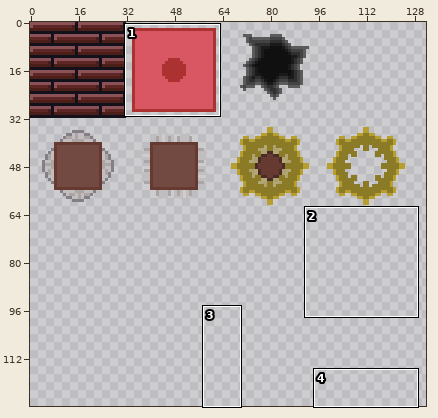
File history of a pixel-art file, Graphics/Tiles/brickwall.aseprite. Above: a wide view before the commit, with the close-up outlined.
Close-up. Before the edit:
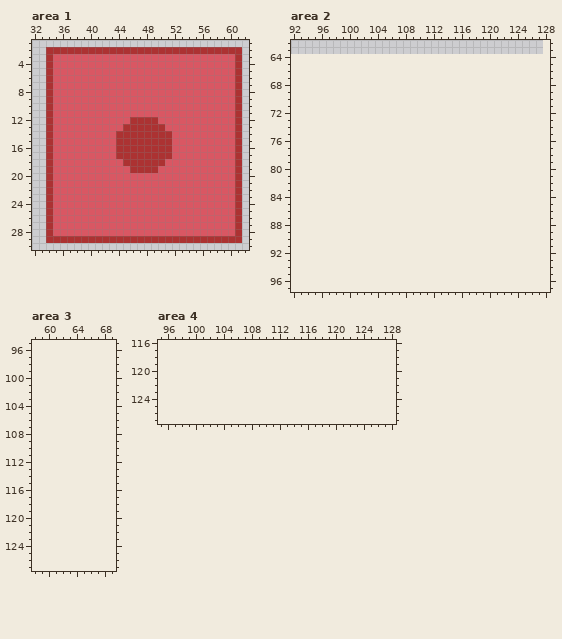
128x64 pixels, 1 frame. Shown: area 1: x 32..62, y 1..30; area 2: x 92..128, y 62..97; area 3: x 58..69, y 95..127; area 4: x 95..128, y 116..127. The old version is drawn lined up with the new one, on the new canvas. The wide view leaves out empty margins. The commit also changed other parts of the picture, which this record leaves out.
After:
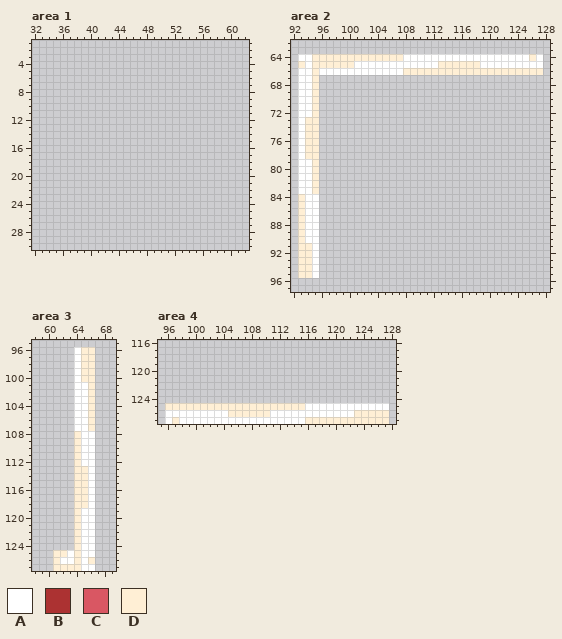
Palette (. is transparent): A #ffffff  B #ac3232  C #d95763  D #ffefd5
Change:
canvas 128x64 -> 192x128
Area 1:
Colour B is removed in row 2 at x 34 to 61; in rows 3 to 11 at x 34 and 61; in row 12 at x 34, 46 to 49 and 61; in row 13 at x 34, 45 to 50 and 61; in rows 14 to 17 at x 34, 44 to 51 and 61; in row 18 at x 34, 45 to 50 and 61.
Colour B is removed in row 19 at x 34, 46 to 49 and 61; in rows 20 to 28 at x 34 and 61; in row 29 at x 34 to 61.
Colour C is removed in rows 3 to 11 at x 35 to 60; in row 12 at x 35 to 45 and 50 to 60; in row 13 at x 35 to 44 and 51 to 60; in rows 14 to 17 at x 35 to 43 and 52 to 60; in row 18 at x 35 to 44 and 51 to 60; in row 19 at x 35 to 45 and 50 to 60.
Colour C is removed in rows 20 to 28 at x 35 to 60.
Area 2:
Colour A now appears in row 64 at x 93 to 94, 108 to 125 and 127; in row 65 at x 94, 101 to 112 and 119 to 127; in row 66 at x 93 to 94 and 96 to 107; in rows 67 to 72 at x 93 to 94; in rows 73 to 78 at x 93; in rows 79 to 83 at x 93 to 94.
Colour A now appears in rows 84 to 90 at x 94 to 95; in rows 91 to 95 at x 95.
Colour D now appears in row 64 at x 95 to 107 and 126; in row 65 at x 93, 95 to 100 and 113 to 118; in row 66 at x 95 and 108 to 127; in rows 67 to 72 at x 95; in rows 73 to 78 at x 94 to 95; in rows 79 to 83 at x 95.
Colour D now appears in rows 84 to 90 at x 93; in rows 91 to 95 at x 93 to 94.
Area 3:
Colour A now appears in rows 96 to 100 at x 64; in rows 101 to 107 at x 64 to 65; in rows 108 to 112 at x 65 to 66; in rows 113 to 118 at x 66; in rows 119 to 124 at x 65 to 66; in row 125 at x 63 and 65 to 66.
Colour A now appears in row 126 at x 62 to 63 and 65; in row 127 at x 65 to 66.
Colour D now appears in rows 96 to 100 at x 65 to 66; in rows 101 to 107 at x 66; in rows 108 to 112 at x 64; in rows 113 to 118 at x 64 to 65; in rows 119 to 124 at x 64; in row 125 at x 61 to 62 and 64.
Colour D now appears in row 126 at x 61, 64 and 66; in row 127 at x 61 to 64.
Area 4:
Colour A now appears in row 125 at x 116 to 127; in row 126 at x 96 to 104 and 111 to 122; in row 127 at x 96 and 98 to 115.
Colour D now appears in row 125 at x 96 to 115; in row 126 at x 105 to 110 and 123 to 127; in row 127 at x 97 and 116 to 127.
